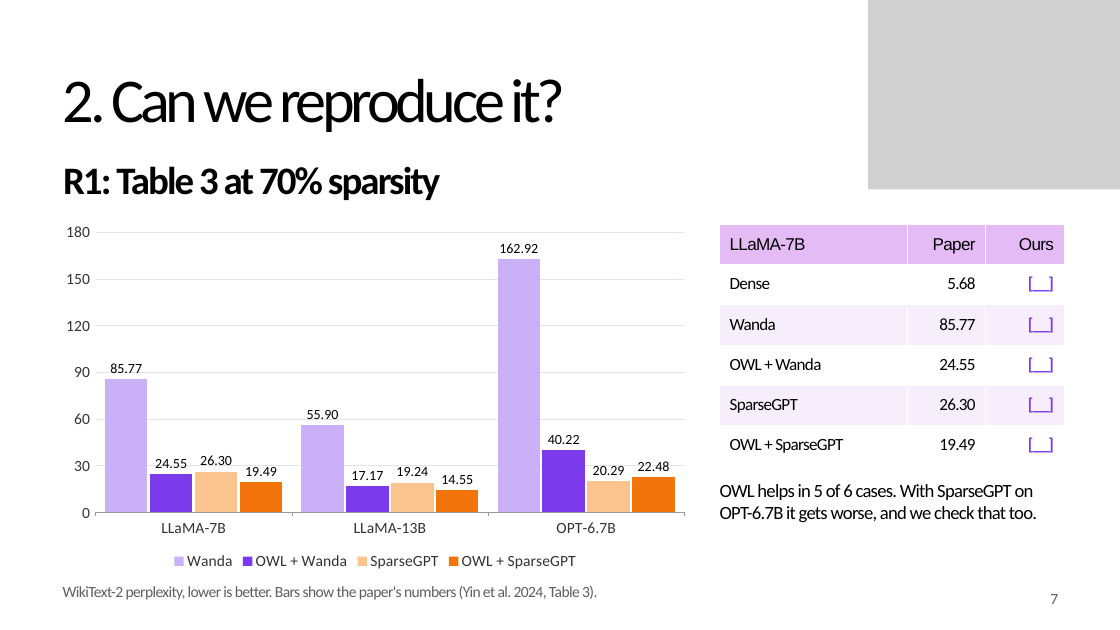
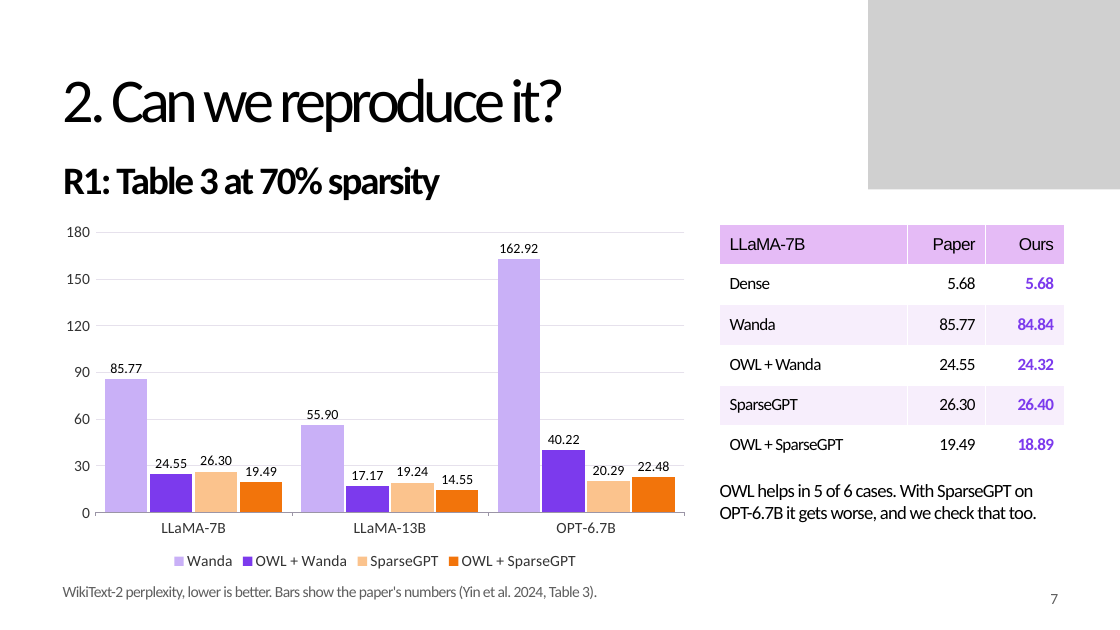
Before and after one commit to khangpt2k6/NLP_CLASS, a slide deck: slide 7 of presentation/ProjectPresentation_TKP-XGHN.pptx. Drawn at 1120x630 pixels with LibreOffice and Linux fonts; fonts in the diff are those of the drawing; grey boxes stand for pictures; background and template pictures are left out. Boxes give left, top, right and bottom in pixels: in the first picture for what was removed or moved away, otherwise in the second. Text is boxed around its words. In the diff, an @@ line names an element or a change of style, - is before the commit and + after.

Commit message:
r1 on llama-7b done on colab a100 (dense 5.68, matches paper), deck r1 table filled, metrics csv updated

```diff
--- a/presentation/ProjectPresentation_TKP-XGHN.pptx
+++ b/presentation/ProjectPresentation_TKP-XGHN.pptx
@@ table at <box>720,224,1064,466</box> @@
-row 2, column 3: [__]
+row 2, column 3: 5.68
-row 3, column 3: [__]
+row 3, column 3: 84.84
-row 4, column 3: [__]
+row 4, column 3: 24.32
-row 5, column 3: [__]
+row 5, column 3: 26.40
-row 6, column 3: [__]
+row 6, column 3: 18.89
```
Also in this commit, not shown: 2 other slides changed, 12 other files.
